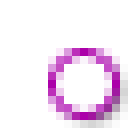
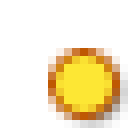
Revision of a layered 128 x 128 image; what changed, layer by layer:
added layer "Yellow" above "Purple" over (56, 56, 112, 112)
hid "Purple" over (56, 56, 112, 112)
